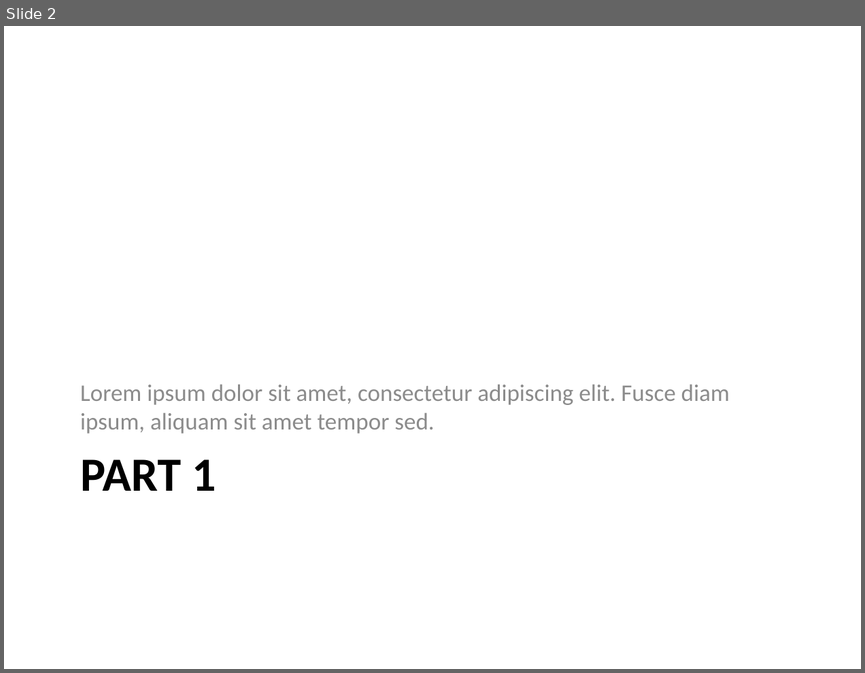
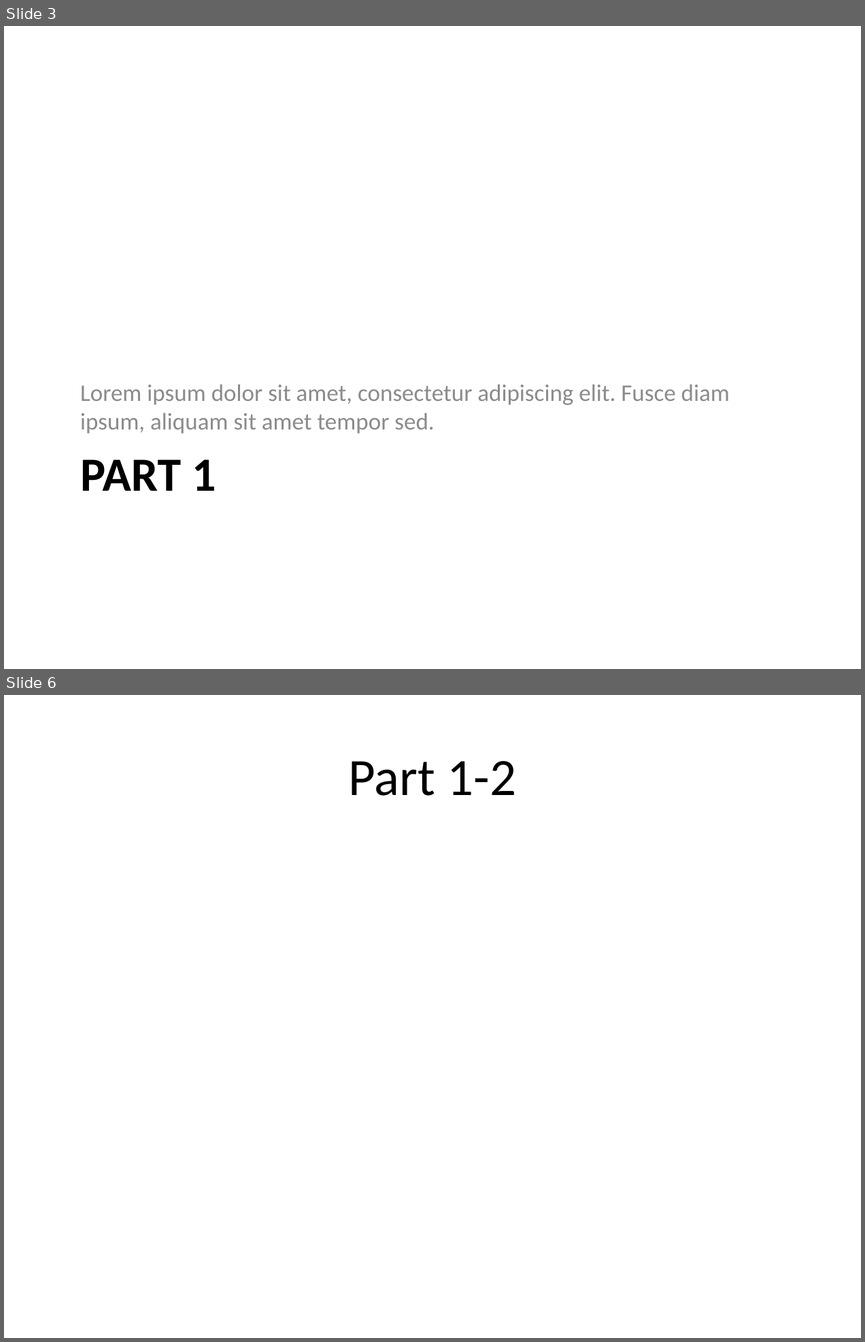
Before and after one commit to GremyTrullier/PFE-Text2Slide, a slide deck: python-pptx/testjson2.pptx. Shown one above the other, each under a label of ours: slide 2 before the commit, slides 3 and 6 after it; the slides between them are not shown. The pictures are 865x673 and 865x1342 pixels, drawn with LibreOffice and Linux fonts; fonts in the diff are those of the drawing. Boxes give left, top, right and bottom in pixels: in the first picture for what was removed or moved away, otherwise in the second. Text is boxed around its words. In the diff, an @@ line names an element or a change of style, - is before the commit and + after.

```diff
--- a/python-pptx/testjson2.pptx
+++ b/python-pptx/testjson2.pptx
@@ slide 6 added at (4,695,861,1338), background #FFFFFF @@
@@ title added at (349,761,516,796), 44 pt, text #000000 @@
+Part 1-2
@@ what was slide 2 is now slide 3 @@
```
Also in this commit, not shown: 3 slides changed, 3 other slides added, 13 other files.
